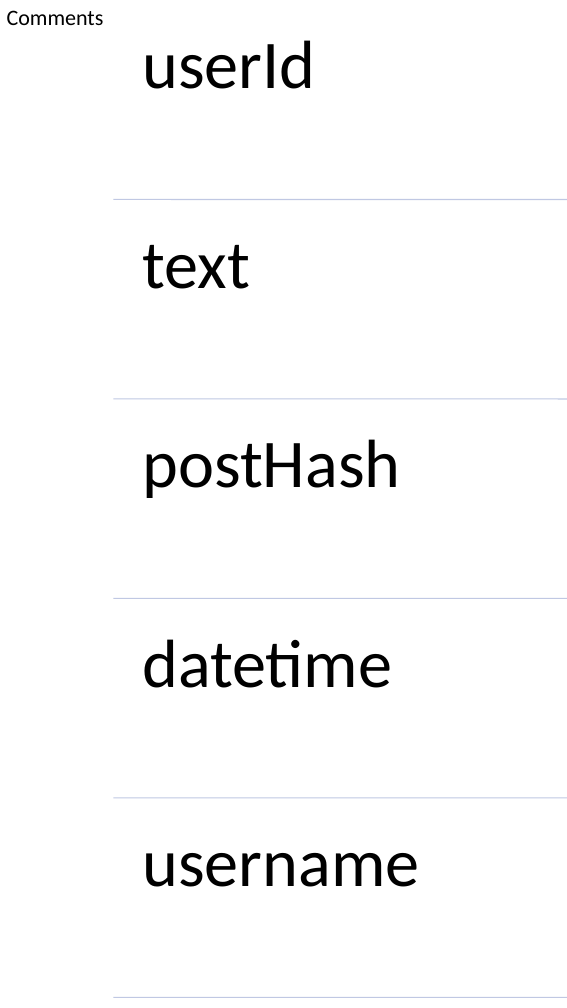
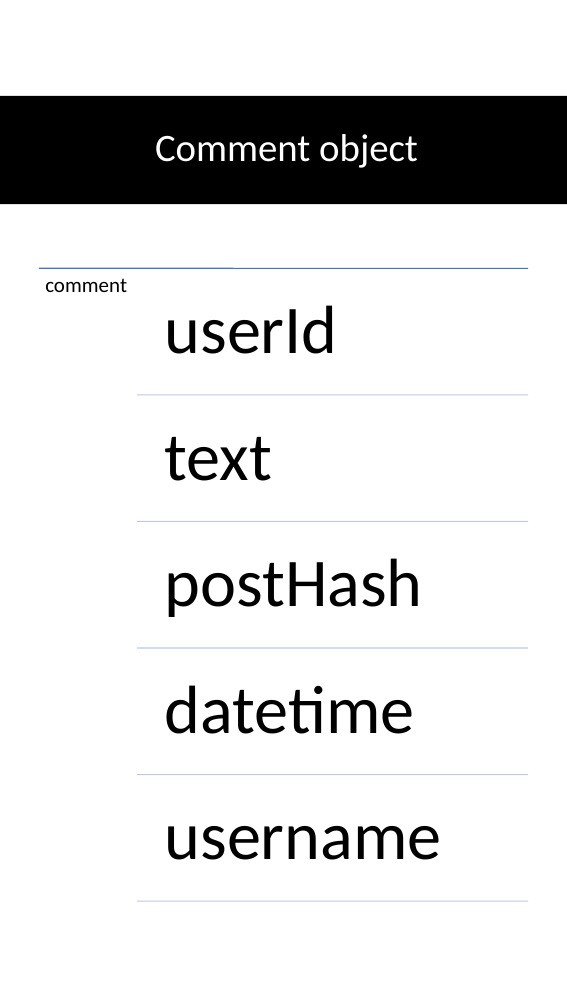
Before and after one commit to jm55/CCAPDEV-MCO, a slide deck: slide 9 of Documentation/MCO Design.pptx (slide 7 before the commit). Drawn at 567x1008 pixels with LibreOffice and Linux fonts; fonts in the diff are those of the drawing. Boxes give left, top, right and bottom in pixels: in the first picture for what was removed or moved away, otherwise in the second. Text is boxed around its words. In the diff, an @@ line names an element or a change of style, - is before the commit and + after.

```diff
--- a/Documentation/MCO Design.pptx
+++ b/Documentation/MCO Design.pptx
@@ text removed at (7, 10, 104, 25) @@
-Comments
@@ rectangle added at (0, 96, 567, 204), fill #000000 @@
@@ title added at (155, 134, 418, 168), 37 pt, text #FFFFFF @@
+Comment object
@@ line added from (39, 268) to (528, 268), #4472C4 1 pt @@
@@ text added at (45, 278, 127, 292), 20 pt, text #000000 @@
+comment
@@ text "userId": place and size @@
-text "userId" at (142, 40, 315, 89)
+text "userId" at (165, 305, 338, 354)
@@ line moved from (113, 399) - (567, 399) to (137, 395) - (528, 395) @@
@@ text "text": place and size @@
-text "text" at (142, 245, 250, 289)
+text "text" at (165, 437, 273, 481)
@@ line moved from (113, 200) - (567, 200) to (137, 522) - (528, 522) @@
@@ text "postHash": place and size @@
-text "postHash" at (142, 439, 400, 498)
+text "postHash" at (165, 558, 423, 617)
@@ line moved from (113, 599) - (567, 599) to (137, 648) - (528, 648) @@
@@ text "datetime": place and size @@
-text "datetime" at (142, 639, 392, 688)
+text "datetime" at (165, 685, 415, 734)
@@ line moved from (113, 798) - (567, 798) to (137, 775) - (528, 775) @@
@@ text "username": place and size @@
-text "username" at (142, 853, 419, 887)
+text "username" at (165, 826, 442, 860)
@@ line moved from (113, 997) - (567, 997) to (137, 901) - (528, 901) @@
```
Also in this commit, not shown: 7 other slides changed, 6 slides added, 1 slide removed, 13 other files.
